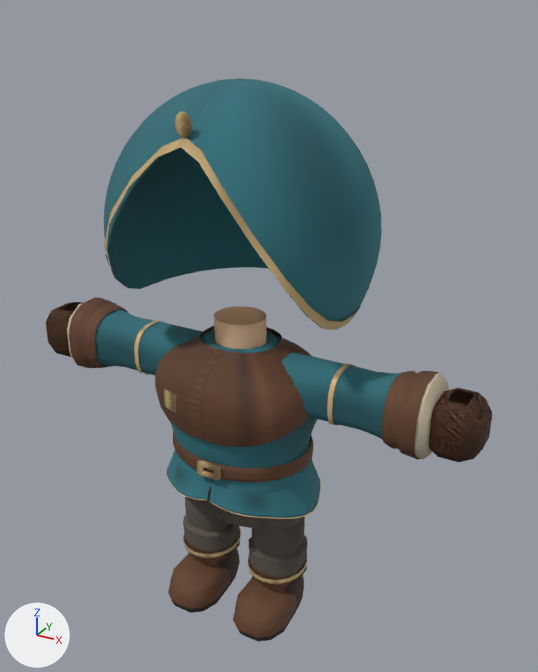
Two versions of the glTF model src/assets/models/wardrobe/classes/traje_picaro_marea.glb, one commit apart.
One viewpoint serves both versions: a 50 mm camera at (1.38, -2.28, 2.41) aimed at (0.08, 0.08, 1.24). The axes (+X, +Y, +Z) are drawn at lower left. The lights are the same throughout. The first picture is the older version. Vertices at exactly the same position are counted once.

Script lines for the objects in view, before the commit:
```python
me_medieval_sleeve_r = bpy.data.meshes.new('medieval-sleeve-r')
me_medieval_sleeve_r.from_pydata(...)  # 188 vertices, 360 faces; spans x -0.799..-0.089, y -0.136..0.136, z 0.957..1.252
# faces by material slot: [248, 112]
me_medieval_sleeve_r.materials.append(mat_tunic)
me_medieval_sleeve_r.materials.append(mat_linen)
me_medieval_tunic = bpy.data.meshes.new('medieval-tunic')
me_medieval_tunic.from_pydata(...)  # 2814 vertices, 5000 faces; spans x -0.35..0.35, y -0.285..0.271, z 0.57..1.335
# faces by material slot: [2592, 120, 160, 1344, 784]
me_medieval_tunic.materials.append(mat_tunic)
me_medieval_tunic.materials.append(mat_neckskin)  # beige #f2c8a0
me_medieval_tunic.materials.append(mat_tunictrim)
me_medieval_tunic.materials.append(mat_leather)
me_medieval_tunic.materials.append(mat_brass)
me_suit_head = bpy.data.meshes.new('suit-head')
me_suit_head.from_pydata(...)  # 882 vertices, 1632 faces; spans x -0.5..0.5, y -0.389..0.502, z 1.382..2.195
# faces by material slot: [1152, 192, 288]
me_suit_head.materials.append(mat_tunic)
me_suit_head.materials.append(mat_tunictrim)
me_suit_head.materials.append(mat_brass)
ob_medieval_sleeve_r = bpy.data.objects.new('medieval-sleeve-r', me_medieval_sleeve_r)
ob_medieval_sleeve_r.location = (0.0, 0.0, 0.0)
ob_medieval_tunic = bpy.data.objects.new('medieval-tunic', me_medieval_tunic)
ob_medieval_tunic.location = (0.0, 0.0, 0.0)
ob_suit_head = bpy.data.objects.new('suit-head', me_suit_head)
ob_suit_head.location = (0.0, 0.0, 0.0)
# also in view: 'suit-trousers-l' at (0.17, 0.0, 0.44); 'suit-bracer-r' at (-0.7, 0.0, 1.1); 'medieval-sleeve-l' at (0.44, 0.0, 1.1); 'suit-foundation' at (0.0, 0.0, 0.61); 'suit-glove-left' at (0.88, 0.0, 1.1)
```
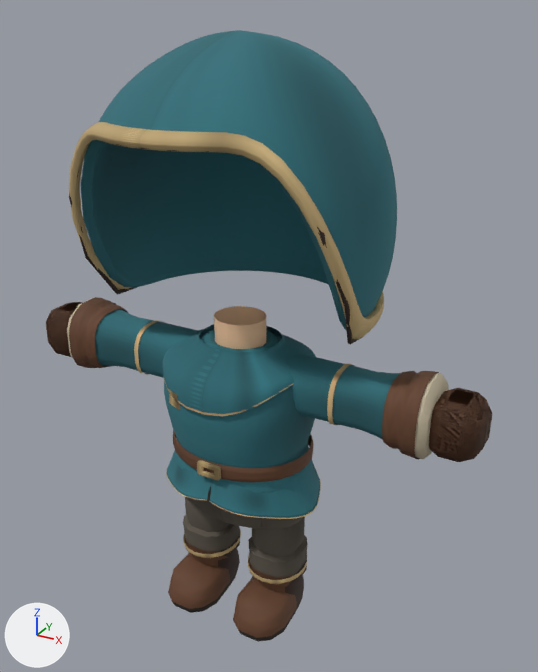
The edits, one by one:
me_medieval_tunic is used by ob_medieval_tunic; location (0.0, 0.0, 0.0).
me_medieval_tunic had 2814 vertices, 5000 faces and spanned x -0.35..0.35, y -0.285..0.271, z 0.57..1.335.
me_medieval_tunic now has 2781 vertices, 4872 faces and spans x -0.35..0.35, y -0.276..0.269, z 0.57..1.335.
me_medieval_tunic part 1: the loose piece of 528 vertices spanning x -0.347..0.347, y -0.285..0.271, z 0.915..1.245 is rebuilt with 396 vertices and now spans x -0.302..0.302, y -0.276..0.241, z 1.035..1.25, in mat_tunic.
me_medieval_tunic part 2: the loose piece of 72 vertices spanning x -0.195..-0.125, y -0.274..-0.247, z 1.008..1.082 is rebuilt with 72 vertices and now spans x -0.195..-0.125, y -0.262..-0.214, z 1.008..1.082.
me_medieval_tunic part 3: a new loose piece of 99 vertices spanning x -0.302..0.302, y -0.275..0.241, z 1.037..1.159, in mat_tunictrim.
me_medieval_tunic part 4: 262 vertices moved from x -0.335..-0.069, y -0.257..0.257, z 0.728..1.207 to x -0.311..-0.067, y -0.257..0.257, z 0.728..1.207.
me_medieval_tunic part 5: 262 vertices moved from x 0.069..0.335, y -0.257..0.257, z 0.728..1.207 to x 0.067..0.311, y -0.257..0.257, z 0.728..1.207.
me_suit_head is used by ob_suit_head; location (0.0, 0.0, 0.0).
me_suit_head had 882 vertices, 1632 faces and spanned x -0.5..0.5, y -0.389..0.502, z 1.382..2.195.
me_suit_head now has 3808 vertices, 7612 faces and spans x -0.573..0.573, y -0.541..0.551, z 1.355..2.348.
me_suit_head part 6: the loose piece of 608 vertices spanning x -0.5..0.5, y -0.389..0.502, z 1.382..2.195 is rebuilt with 1278 vertices and now spans x -0.551..0.551, y -0.541..0.525, z 1.355..2.094, in mat_tunictrim.
me_suit_head part 7: the loose piece of 128 vertices spanning x -0.455..0.455, y -0.389..0.46, z 1.382..2.049 is rebuilt with 192 vertices and now spans x -0.541..0.541, y -0.535..0.488, z 1.359..2.059, in mat_darkleather.
me_suit_head part 8: a new loose piece of 2208 vertices spanning x -0.573..0.573, y -0.507..0.55, z 1.358..2.348, in mat_tunic.
me_suit_head part 9: the loose piece of 146 vertices spanning x -0.032..0.032, y -0.329..-0.311, z 2.045..2.125 is deleted.
Other edits to the shape of me_suit_head do not show in these pictures.
me_suit_head no longer uses material mat_brass.
me_suit_head gains material mat_darkleather.

Boxes [x1, y1, x2, y2] around the edits, measured in the pictures (538 x 672 px; the box of a moved part takes in the faces that stretch with it):
'suit-head', reshaped (18% wider, 25% taller): before [104, 79, 382, 330]; after [69, 30, 397, 344]
'medieval-tunic', reshaped: before [155, 306, 321, 519]; after [163, 306, 321, 519]
part 1 of me_medieval_tunic, rebuilt: before [155, 326, 311, 447]; after [163, 324, 316, 417]
part 2 of me_medieval_tunic, rebuilt (8% wider, 8% shorter): before [164, 389, 176, 413]; after [167, 388, 180, 410]
part 3 of me_medieval_tunic, added: after [163, 377, 293, 416]
part 4 of me_medieval_tunic, moved or reshaped: before [170, 331, 212, 482]; after [164, 331, 267, 482]
part 5 of me_medieval_tunic, moved or reshaped: before [208, 334, 317, 493]; after [206, 334, 315, 493]
part 6 of me_suit_head, rebuilt (13% wider, 12% shorter): before [104, 79, 382, 328]; after [69, 122, 384, 340]
part 7 of me_suit_head, rebuilt (15% wider): before [104, 138, 361, 330]; after [69, 144, 364, 344]
part 8 of me_suit_head, added (cyan): after [81, 30, 397, 330]
part 9 of me_suit_head, deleted: before [175, 111, 192, 138]
